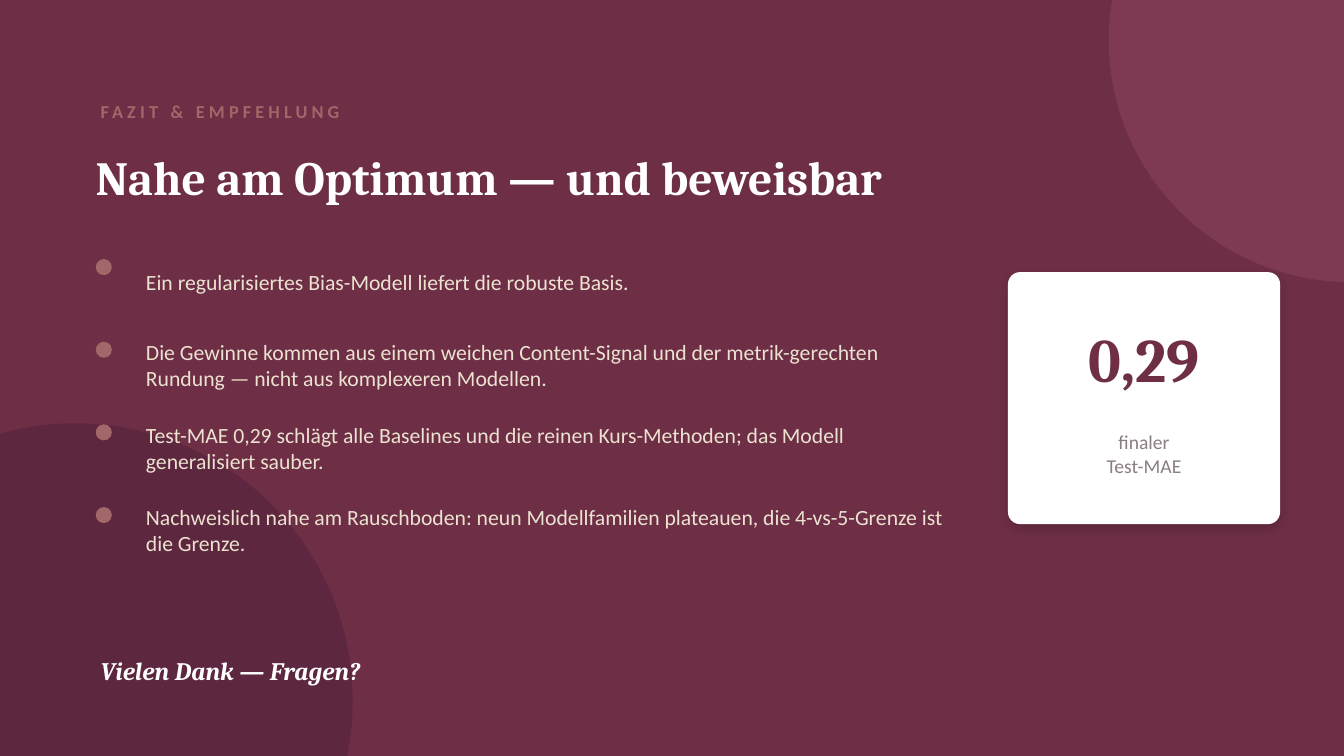
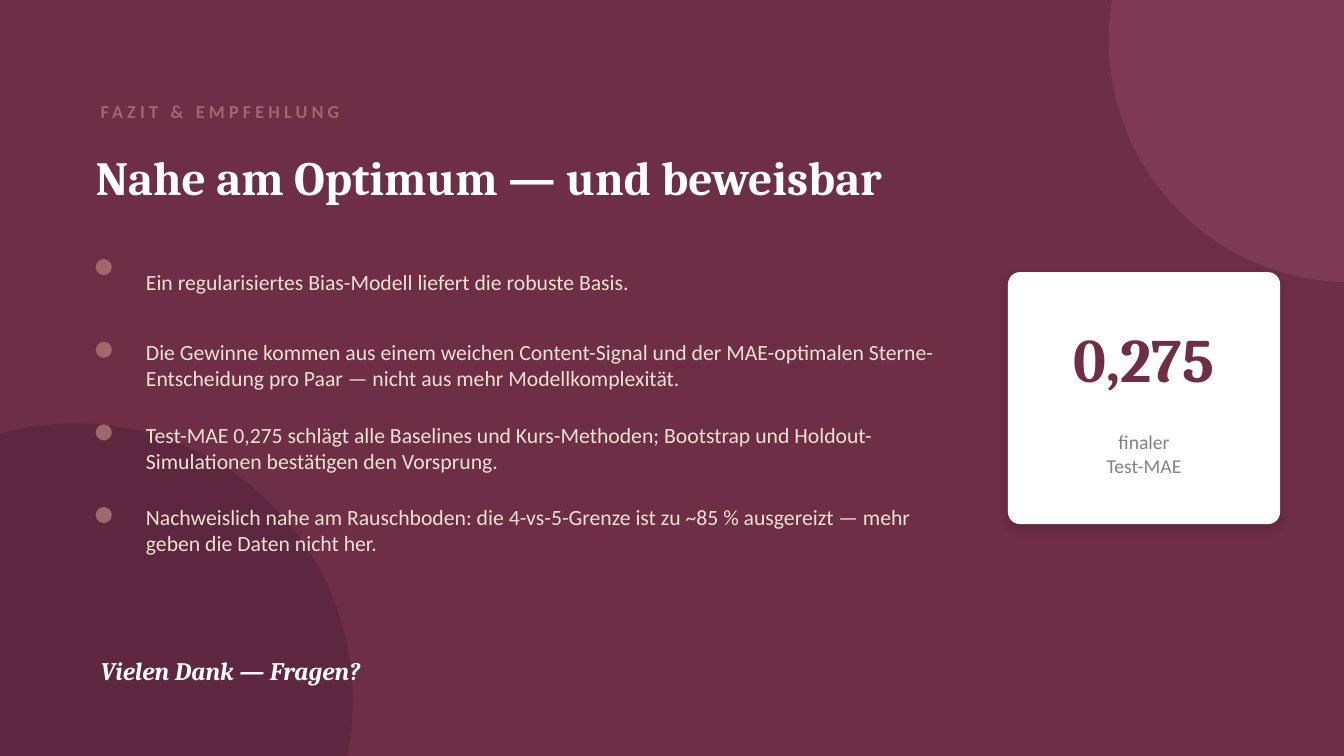
Before and after one commit to KaaraDev/sephobay, a slide deck: slide 8 of SephoBay_Praesentation.pptx. Drawn at 1344x756 pixels with LibreOffice and Linux fonts; fonts in the diff are those of the drawing. Boxes give left, top, right and bottom in pixels: in the first picture for what was removed or moved away, otherwise in the second. Text is boxed around its words. In the diff, an @@ line names an element or a change of style, - is before the commit and + after.

```diff
--- a/SephoBay_Praesentation.pptx
+++ b/SephoBay_Praesentation.pptx
@@ text at <box>146,345,933,390</box>: text changed @@
-Die Gewinne kommen aus einem weichen Content-Signal und der metrik-gerechten Rundung — nicht aus komplexeren Modellen.
+Die Gewinne kommen aus einem weichen Content-Signal und der MAE-optimalen Sterne-Entscheidung pro Paar — nicht aus mehr Modellkomplexität.
@@ text at <box>1074,340,1215,391</box>: text changed @@
-0,29
+0,275
@@ text at <box>146,428,871,473</box>: text changed @@
-Test-MAE 0,29 schlägt alle Baselines und die reinen Kurs-Methoden; das Modell generalisiert sauber.
+Test-MAE 0,275 schlägt alle Baselines und Kurs-Methoden; Bootstrap und Holdout-Simulationen bestätigen den Vorsprung.
@@ text at <box>146,510,910,555</box>: text changed @@
-Nachweislich nahe am Rauschboden: neun Modellfamilien plateauen, die 4-vs-5-Grenze ist die Grenze.
+Nachweislich nahe am Rauschboden: die 4-vs-5-Grenze ist zu ~85 % ausgereizt — mehr geben die Daten nicht her.
```
Also in this commit, not shown: 6 other slides changed, 10 other files.
